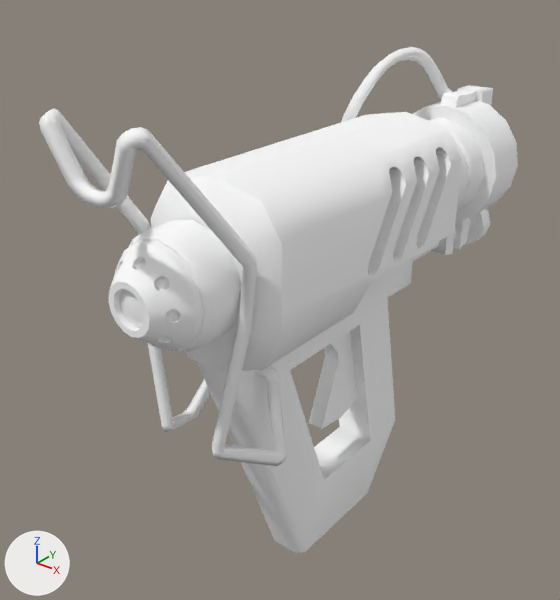
Before and after pictures for a commit that changed the glTF model glb/Wmn_Maneuver_Gallon_Cstm01.glb.
Before and after are seen from a 50 mm camera at (0.486, -0.798, 0.554) aimed at (-0.067, -0.107, 0.125). The lights are fixed; the arrows at lower left show +X, +Y and +Z. The first picture is the older version.

The older version as bpy lines, for what is in view:
```python
mat_m_body = principled_material('M_Body')
mat_m_body.base_color = (1.0, 1.0, 1.0)  # white #ffffff
mat_m_body.roughness = 1.0
me_back_metal_low__m_body = bpy.data.meshes.new('back_metal_low__M_Body')
me_back_metal_low__m_body.from_pydata(...)  # 1084 vertices, 2039 faces; spans x -0.124..0.084, y -0.435..0.283, z -0.191..0.42
me_back_metal_low__m_body.materials.append(mat_m_body)  # white #ffffff
ob_back_metal_low__m_body = bpy.data.objects.new('back_metal_low__M_Body', me_back_metal_low__m_body)
ob_back_metal_low__m_body.location = (0.0, 0.0, 0.0)
```
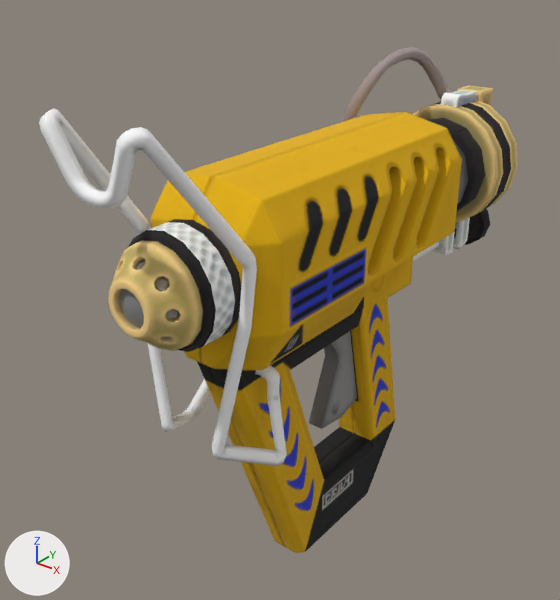
What differs and where, as boxes [x1, y1, x2, y2] in the pictures (560 x 600 px):
'back_metal_low__M_Body', surface changed (darker): [53, 47, 518, 553] in both

Patch to the scene script:
```diff
--- a/glb/Wmn_Maneuver_Gallon_Cstm01.glb.py
+++ b/glb/Wmn_Maneuver_Gallon_Cstm01.glb.py
@@ img_m_body_cstm01_alb @@
+img_m_body_cstm01_alb = load_image('M_Body_Cstm01_Alb', '_unpacked/M_Body_Cstm01_Alb', 512, 512, 'sRGB')
@@ img_m_body_nrm @@
+img_m_body_nrm = load_image('M_Body_Nrm', '_unpacked/M_Body_Nrm', 512, 512, 'Non-Color')
@@ mat_m_body @@
 n0 = _N.new('ShaderNodeBsdfPrincipled'); n0.name = 'Principled BSDF'
-n0.inputs[0].default_value = (1.0, 1.0, 1.0, 1.0)  # 'Base Color', white #ffffff
 n0.inputs[2].default_value = 1.0  # 'Roughness'
 n1 = _N.new('ShaderNodeOutputMaterial'); n1.name = 'Material Output'
+n2 = _N.new('ShaderNodeTexImage'); n2.name = 'Image Texture'
+n2.image = img_m_body_cstm01_alb
+n3 = _N.new('ShaderNodeNormalMap'); n3.name = 'Normal Map'
+n3.uv_map = 'UVMap'
+n4 = _N.new('ShaderNodeTexImage'); n4.name = 'Image Texture.001'
+n4.image = img_m_body_nrm
 _L.new(n0.outputs[0], n1.inputs[0])  # 'BSDF' to 'Surface'
+_L.new(n2.outputs[0], n0.inputs[0])  # 'Color' to 'Base Color'
+_L.new(n3.outputs[0], n0.inputs[5])  # 'Normal' to 'Normal'
+_L.new(n4.outputs[0], n3.inputs[1])  # 'Color' to 'Color'
```
